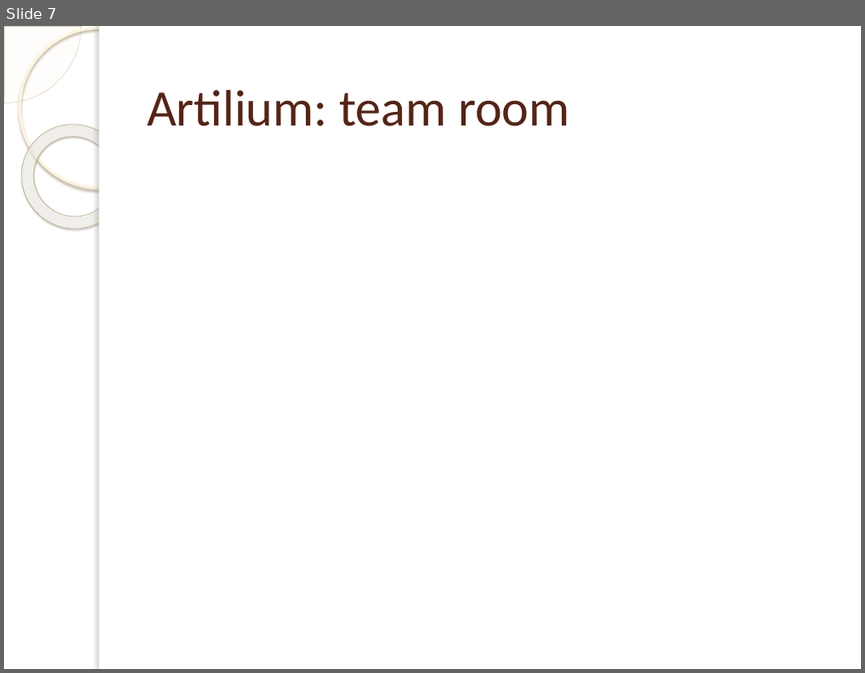
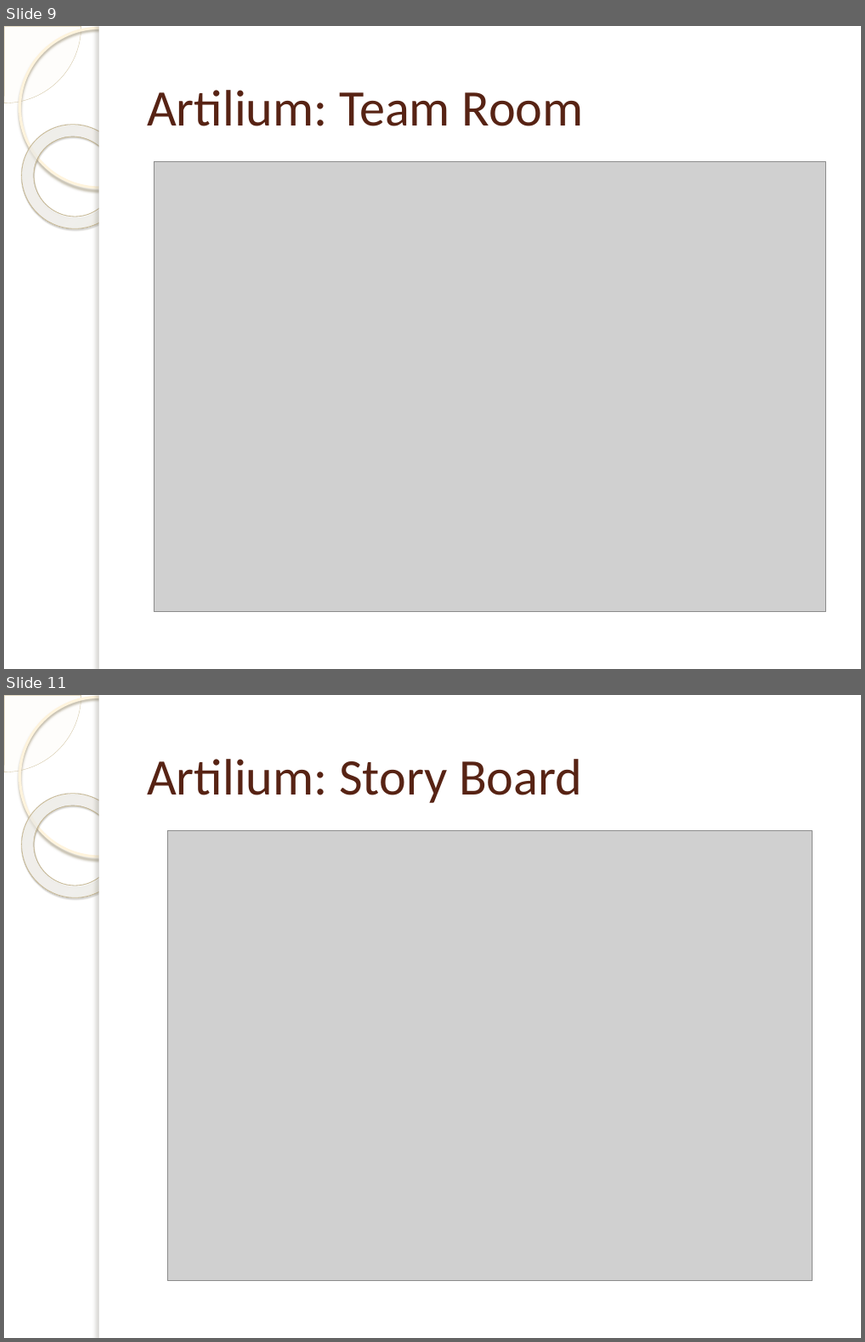
Before and after one commit to michelgrootjans/foresee, a slide deck: Agile.net/Agile.net.pptx. Shown one above the other, each under a label of ours: slide 7 before the commit, slides 9 and 11 after it; the slides between them are not shown. The pictures are 865x673 and 865x1342 pixels, drawn with LibreOffice and Linux fonts; fonts in the diff are those of the drawing; grey boxes stand for pictures; background and template pictures are left out. Boxes give left, top, right and bottom in pixels: in the first picture for what was removed or moved away, otherwise in the second. Text is boxed around its words. In the diff, an @@ line names an element or a change of style, - is before the commit and + after.

```diff
--- a/Agile.net/Agile.net.pptx
+++ b/Agile.net/Agile.net.pptx
@@ slide 11 added at (x1=4, y1=695, x2=861, y2=1338), background picture (left out); not listed: 5 template elements that a slide beside it also shows @@
@@ title added at (x1=147, y1=759, x2=582, y2=803), 43 pt, text #572314 @@
+Artilium: Story Board
@@ picture added at (x1=168, y1=830, x2=813, y2=1280) @@
@@ what was slide 7 is now slide 9 @@
@@ slide 9 changed as well @@
@@ title at (x1=147, y1=90, x2=584, y2=126): text changed @@
-Artilium: team room
+Artilium: Team Room
@@ picture added at (x1=154, y1=161, x2=826, y2=611) @@
```
Also in this commit, not shown: 5 other slides changed, 11 other slides added, 4 slides removed, 10 other files.
